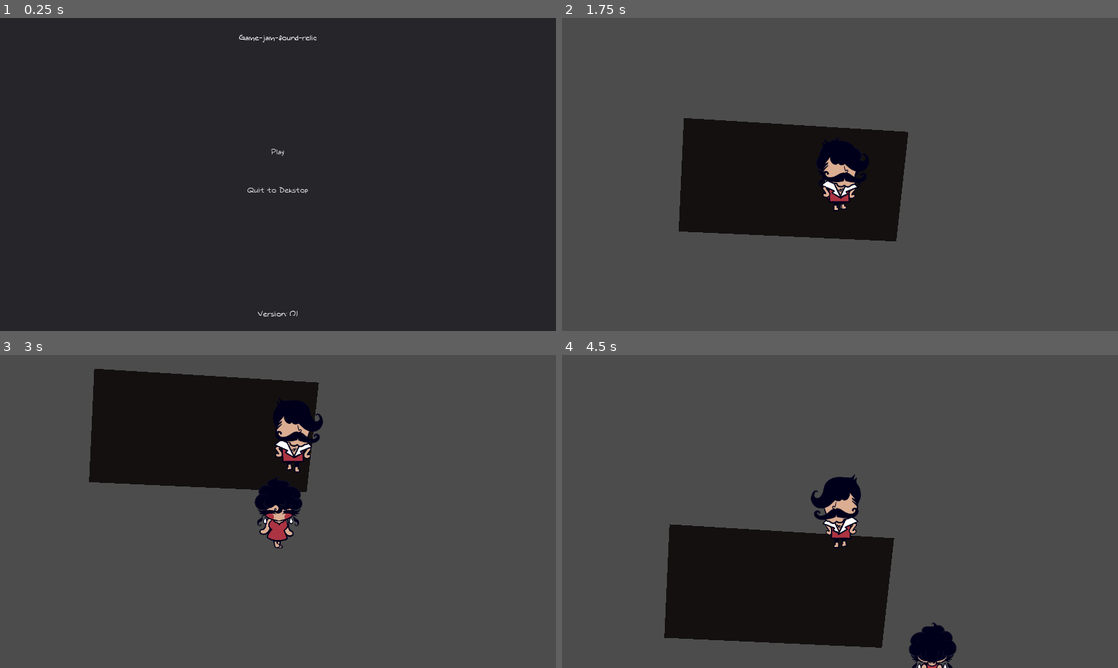
Above: before the commit, frames 1-4 (two rows, left to right).
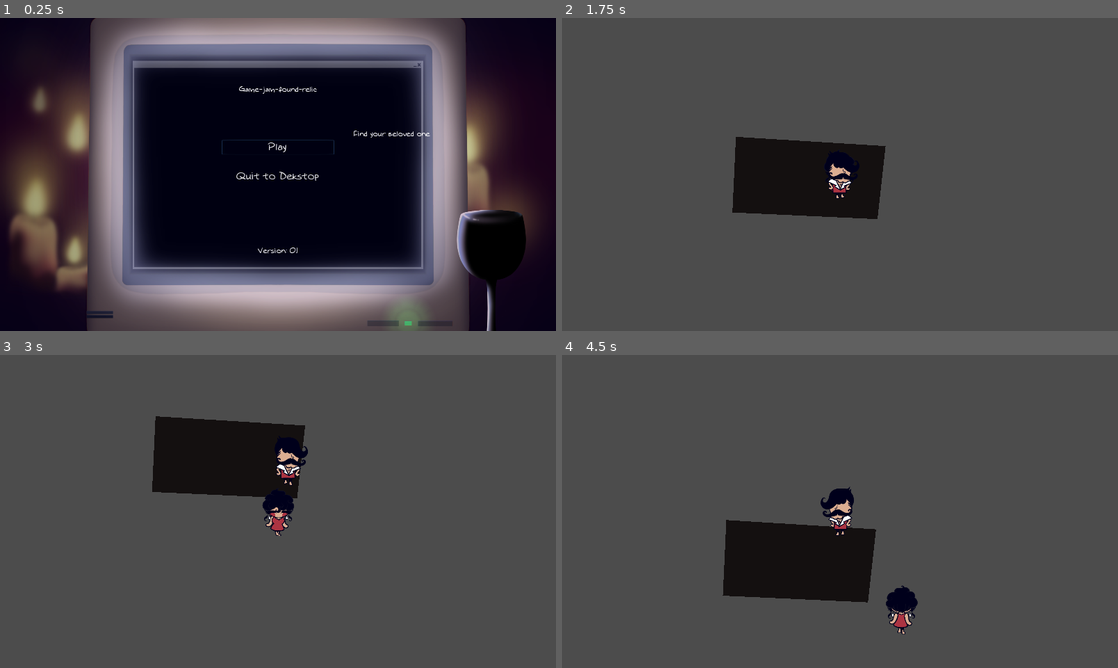
Above: after the commit, the same moments.

Repository: AlixBarreaux/game-jam-found-relic
Game: Godot game, scene res://scenes/gui/MainMenu.tscn
The game is run twice, just before and just after one commit, with the same random seed, the same clock (stepped at 60 frames per second) and the same inputs. This scene is started directly instead of the project's main scene.
Inputs:
- Up to frame 1 (0.25 s): no input
- Up to frame 2 (1.75 s): click "Play" at 0.5 s; tap Enter at 1.25 s; hold D (move_right) from 1.28 s (still down); tap E (interact) at 1.35 s
- Up to frame 3 (3 s): release D (move_right) at 2.03 s; hold S (move_down) 2.03-2.78 s; tap Space (switch_characters) at 2.1 s; hold D (move_right) from 2.78 s (still down); tap E (interact) at 2.85 s
- Up to frame 4 (4.5 s): release D (move_right) at 3.53 s; hold Z (move_up) 3.53-4.28 s; tap Space (switch_characters) at 3.6 s; hold Q (move_left) from 4.28 s (still down); tap E (interact) at 4.35 s

The runs differ from the first frame. In frame 1, 90% of the frame differs, in the area x 0-100%, y 0-100%; in frame 2, 8.4%; in frame 3, 10%; in frame 4, 12%.

Commit message:
Import some assets and start working on MainMenu

Diff:
--- /dev/null
+++ b/main_menu.gd
@@ -0,0 +1,28 @@
+class_name MainMenu
+extends Control
+
+
+# ----------------- DECLARE VARIABLES -----------------
+
+# Node Paths
+export (NodePath) var first_button_to_focus_node_path = null
+
+onready var first_button_to_focus: Button = get_node(first_button_to_focus_node_path)
+
+# ----------------- RUN CODE -----------------
+
+func _ready() -> void:
+	self._initialize_asserts()
+	self._initialize()
+	return
+
+
+# ----------------- DECLARE FUNCTIONS -----------------
+
+
+func _initialize_asserts() -> void:
+	assert(self.first_button_to_focus_node_path != null)
+
+
+func _initialize() -> void:
+	self.first_button_to_focus.grab_focus()
--- a/project.godot
+++ b/project.godot
@@ -48,6 +48,11 @@
 "class": "Level",
 "language": "GDScript",
 "path": "res://scripts/level.gd"
+}, {
+"base": "Control",
+"class": "MainMenu",
+"language": "GDScript",
+"path": "res://main_menu.gd"
 }, {
 "base": "Node2D",
 "class": "MemoryCard",
@@ -118,6 +123,7 @@
 "InteractionReceiver": "",
 "JukeBox": "",
 "Level": "",
+"MainMenu": "",
 "MemoryCard": "",
 "MemoryCardsManager": "",
 "NoteBlockAudioStreamPlayer2D": "",
@@ -149,8 +155,8 @@
 
 [display]
 
-window/size/width=1280
-window/size/height=720
+window/size/width=1920
+window/size/height=1080
 window/stretch/mode="2d"
 window/stretch/aspect="keep"
 
--- a/resources/themes/main_theme.tres
+++ b/resources/themes/main_theme.tres
@@ -3,12 +3,14 @@
 [ext_resource path="res://assets/fonts/augie.ttf" type="DynamicFontData" id=1]
 
 [sub_resource type="DynamicFont" id=2]
+size = 35
 font_data = ExtResource( 1 )
 
 [sub_resource type="StyleBoxFlat" id=1]
 bg_color = Color( 0.6, 0.6, 0.6, 0 )
 
 [sub_resource type="DynamicFont" id=3]
+size = 25
 font_data = ExtResource( 1 )
 
 [resource]
--- a/scenes/gui/MainMenu.tscn
+++ b/scenes/gui/MainMenu.tscn
@@ -6,6 +6,11 @@
 [ext_resource path="res://scenes/gui/QuitToDesktopButton.tscn" type="PackedScene" id=4]
 [ext_resource path="res://scenes/gui/VersionLabel.tscn" type="PackedScene" id=5]
 [ext_resource path="res://assets/sound/music/main_theme.ogg" type="AudioStream" id=6]
+[ext_resource path="res://assets/sprites/Font.png" type="Texture" id=7]
+[ext_resource path="res://assets/sprites/Pc.png" type="Texture" id=8]
+[ext_resource path="res://assets/sprites/Glass.png" type="Texture" id=9]
+[ext_resource path="res://assets/sprites/light.png" type="Texture" id=10]
+[ext_resource path="res://main_menu.gd" type="Script" id=11]
 
 [sub_resource type="GDScript" id=4]
 script/source = "class_name SceneLoaderButton
@@ -43,34 +48,61 @@
 	return
 "
 
+[sub_resource type="Animation" id=5]
+resource_name = "Blink"
+length = 2.0
+loop = true
+tracks/0/type = "value"
+tracks/0/path = NodePath("Light2D:energy")
+tracks/0/interp = 1
+tracks/0/loop_wrap = true
+tracks/0/imported = false
+tracks/0/enabled = true
+tracks/0/keys = {
+"times": PoolRealArray( 0, 1, 2 ),
+"transitions": PoolRealArray( 1, 1, 1 ),
+"update": 0,
+"values": [ 1.0, 1.45, 1.0 ]
+}
+
 [node name="MainMenu" type="Control"]
 anchor_right = 1.0
 anchor_bottom = 1.0
 theme = ExtResource( 3 )
+script = ExtResource( 11 )
+first_button_to_focus_node_path = NodePath("Background/Screen/VBoxContainer/PlayButton")
 
-[node name="Panel" type="Panel" parent="."]
+[node name="Background" type="TextureRect" parent="."]
 anchor_right = 1.0
 anchor_bottom = 1.0
+texture = ExtResource( 7 )
 
-[node name="GameTitle" type="Label" parent="Panel"]
+[node name="Screen" type="TextureRect" parent="Background"]
+margin_right = 40.0
+margin_bottom = 40.0
+texture = ExtResource( 8 )
+
+[node name="GameTitle" type="Label" parent="Background/Screen"]
 anchor_right = 1.0
-margin_top = 34.0
-margin_bottom = 48.0
+margin_left = 502.0
+margin_top = 227.0
+margin_right = -502.0
+margin_bottom = 251.0
 text = "Game Title"
 align = 1
 valign = 1
 autowrap = true
 script = ExtResource( 1 )
 
-[node name="VBoxContainer" type="VBoxContainer" parent="Panel"]
+[node name="VBoxContainer" type="VBoxContainer" parent="Background/Screen"]
 anchor_left = 0.5
 anchor_top = 0.5
 anchor_right = 0.5
 anchor_bottom = 0.5
 margin_left = -194.0
-margin_top = -75.0
+margin_top = -119.0
 margin_right = 194.0
-margin_bottom = 75.0
+margin_bottom = 31.0
 grow_horizontal = 2
 grow_vertical = 2
 size_flags_horizontal = 3
@@ -78,21 +110,68 @@
 custom_constants/separation = 50
 alignment = 1
 
-[node name="PlayButton" parent="Panel/VBoxContainer" instance=ExtResource( 2 )]
-margin_top = 13.0
-margin_bottom = 37.0
+[node name="PlayButton" parent="Background/Screen/VBoxContainer" instance=ExtResource( 2 )]
+margin_bottom = 53.0
+focus_neighbour_left = NodePath("../QuitToDesktopButton")
+focus_neighbour_top = NodePath("../QuitToDesktopButton")
+focus_neighbour_right = NodePath("../QuitToDesktopButton")
+focus_neighbour_bottom = NodePath("../QuitToDesktopButton")
 text = "Play"
 script = SubResource( 4 )
 scene_to_load_path = "res://scenes/levels/Level1.tscn"
 
-[node name="QuitToDesktopButton" parent="Panel/VBoxContainer" instance=ExtResource( 4 )]
-margin_top = 87.0
-margin_bottom = 137.0
+[node name="QuitToDesktopButton" parent="Background/Screen/VBoxContainer" instance=ExtResource( 4 )]
+margin_top = 103.0
+margin_bottom = 156.0
 rect_min_size = Vector2( 0, 50 )
+focus_neighbour_left = NodePath("../PlayButton")
+focus_neighbour_top = NodePath("../PlayButton")
+focus_neighbour_right = NodePath("../PlayButton")
+focus_neighbour_bottom = NodePath("../PlayButton")
 text = "Quit to Dekstop"
 
-[node name="VersionLabel" parent="." instance=ExtResource( 5 )]
+[node name="VersionLabel" parent="Background/Screen" instance=ExtResource( 5 )]
+margin_left = 521.0
+margin_top = -295.0
+margin_right = -521.0
+margin_bottom = -271.0
+
+[node name="WineGlass" type="TextureRect" parent="Background"]
+margin_left = 1572.0
+margin_top = 655.0
+margin_right = 1823.0
+margin_bottom = 1101.0
+texture = ExtResource( 9 )
+
+[node name="Label" type="Label" parent="."]
+margin_left = 1215.0
+margin_top = 381.0
+margin_right = 1492.0
+margin_bottom = 419.0
+text = "Find your beloved one"
+align = 1
+valign = 1
 
 [node name="Music" type="AudioStreamPlayer" parent="."]
 stream = ExtResource( 6 )
 autoplay = true
+
+[node name="Light2D" type="Light2D" parent="."]
+position = Vector2( 1414, 1052 )
+scale = Vector2( 0.198242, 0.198242 )
+texture = ExtResource( 10 )
+color = Color( 0.211765, 0.662745, 0.215686, 1 )
+energy = 1.00656
+
+[node name="AnimationPlayer" type="AnimationPlayer" parent="."]
+autoplay = "Blink"
+anims/Blink = SubResource( 5 )
+
+[node name="QuitToDesktopButton" parent="." instance=ExtResource( 4 )]
+margin_left = 1441.0
+margin_top = 155.0
+margin_right = 1491.0
+margin_bottom = 208.0
+rect_min_size = Vector2( 0, 15 )
+rect_scale = Vector2( 0.25, 0.25 )
+text = ""
Binary file added: assets/sprites/Font.png
Not shown, added: assets/sprites/Font.png.import
Binary file added: assets/sprites/Glass.png
Not shown, added: assets/sprites/Glass.png.import
Binary file added: assets/sprites/Pc.png
Not shown, added: assets/sprites/Pc.png.import
Binary file added: assets/sprites/light.png
Not shown, added: assets/sprites/light.png.import
Not shown: 1 places in scenes/gui/MainMenu.tscn that only renumber resources
